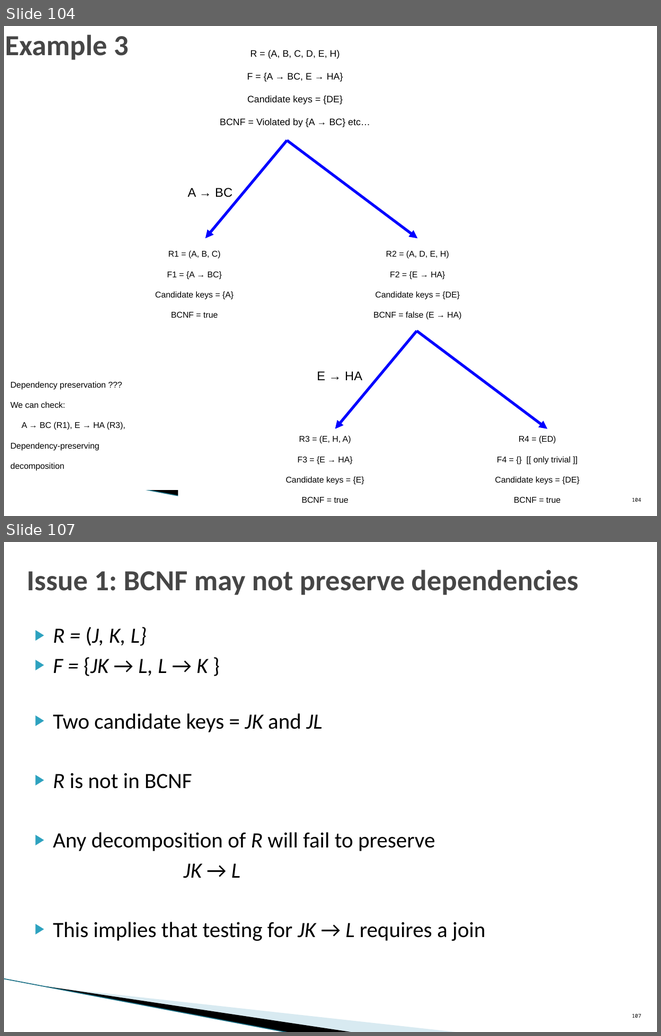
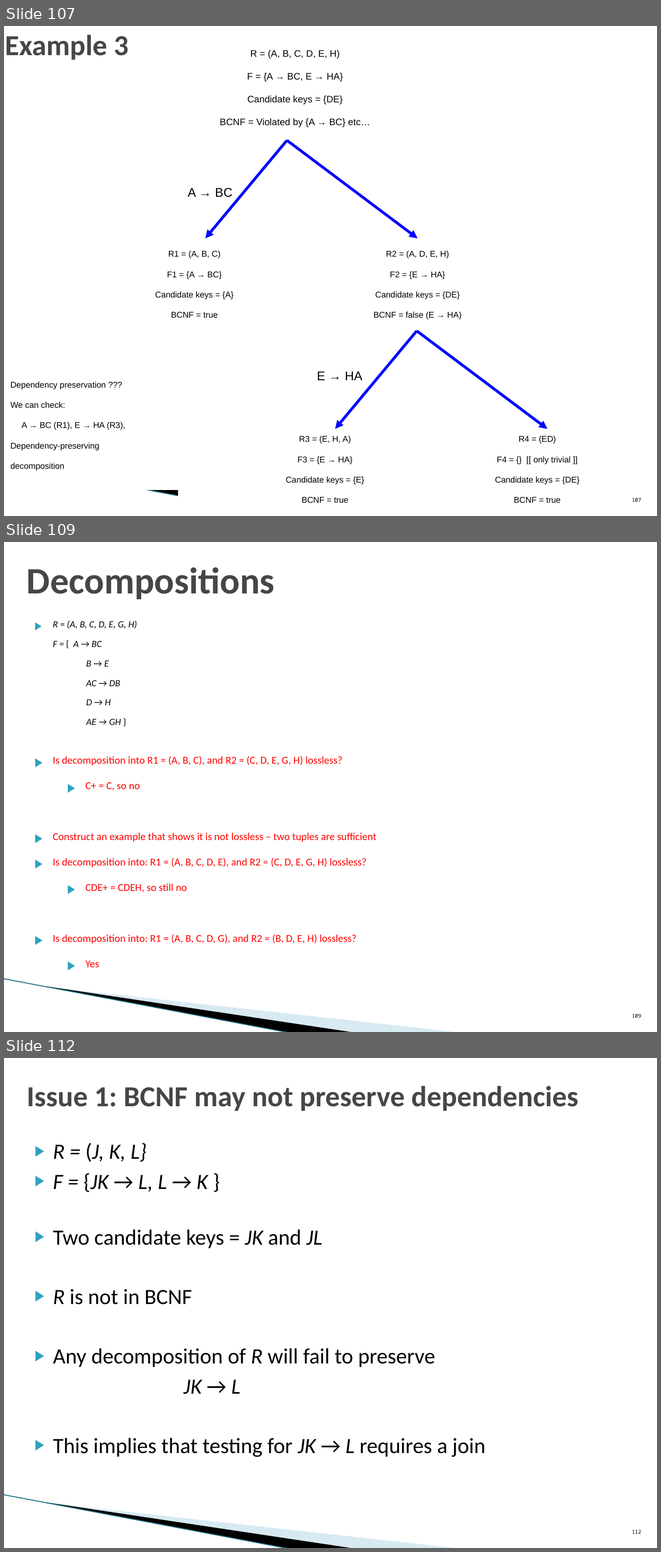
Before and after one commit to umddb/cmsc424-spring2024, a slide deck: Slides/03-E-R-Normalization.pptx. Shown one above the other, each under a label of ours: slides 104 and 107 before the commit, slides 107, 109 and 112 after it; the slides between them are not shown. The pictures are 661x1036 and 661x1552 pixels, drawn with LibreOffice and Linux fonts; fonts in the diff are those of the drawing; background and template pictures are left out. Boxes give left, top, right and bottom in pixels: in the first picture for what was removed or moved away, otherwise in the second. Text is boxed around its words. In the diff, an @@ line names an element or a change of style, - is before the commit and + after.

```diff
--- a/Slides/03-E-R-Normalization.pptx
+++ b/Slides/03-E-R-Normalization.pptx
@@ slide 109 added at box(4, 542, 657, 1032), background #FFFFFF; not listed: 3 template elements that a slide beside it also shows @@
@@ title added at box(27, 567, 275, 599), 41 pt, text #464646, bold @@
+Decompositions
@@ text added at box(53, 620, 377, 967), 20 pt, text #FF0000 @@
+▶ R = (A, B, C, D, E, G, H)
+  F = { A → BC
+  B → E
+  AC → DB
+  D → H
+  AE → GH }
+▶ Is decomposition into R1 = (A, B, C), and R2 = (C, D, E, G, H) lossless?
+  ▶ C+ = C, so no
+▶ Construct an example that shows it is not lossless – two tuples are sufficient
+▶ Is decomposition into: R1 = (A, B, C, D, E), and R2 = (C, D, E, G, H) lossless?
+  ▶ CDE+ = CDEH, so still no
+▶ Is decomposition into: R1 = (A, B, C, D, G), and R2 = (B, D, E, H) lossless?
+  ▶ Yes
@@ page number added at box(632, 1014, 642, 1017), 10 pt, text #000000 @@
+109
@@ what was slide 104 is now slide 107 @@
@@ page number at box(632, 498, 642, 501): text changed @@
-104
+107
@@ what was slide 107 is now slide 112 @@
@@ page number at box(632, 1530, 642, 1533): text changed @@
-107
+112
```
Also in this commit, not shown: 4 slides changed, 10 other slides added, 2 other files.
